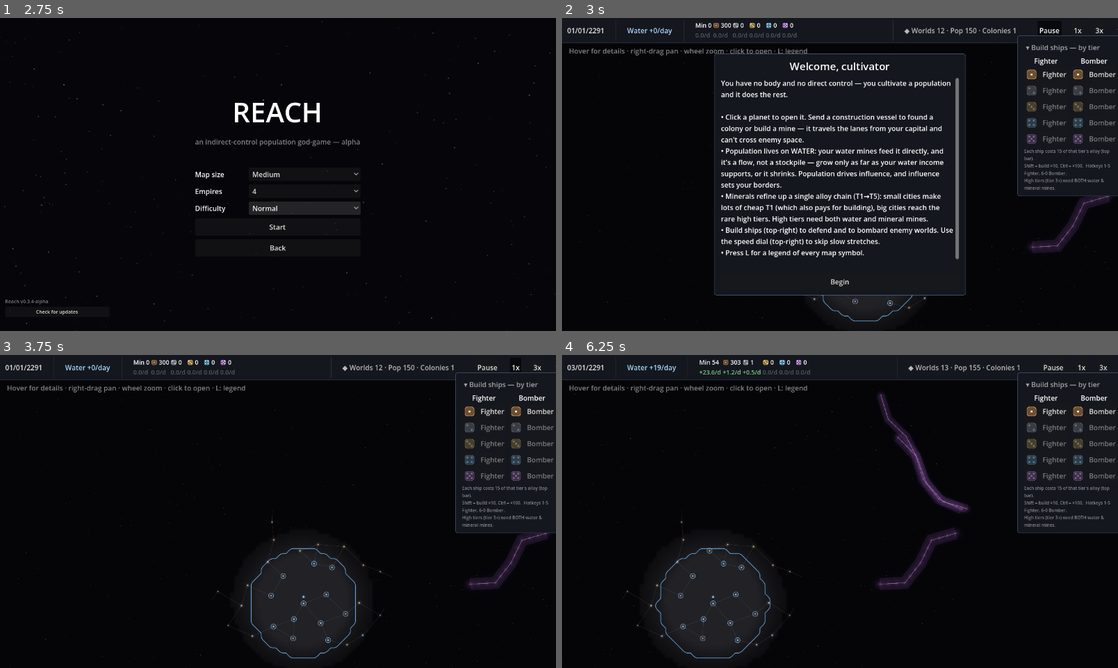
Above: before the commit, frames 1-4 (two rows, left to right).
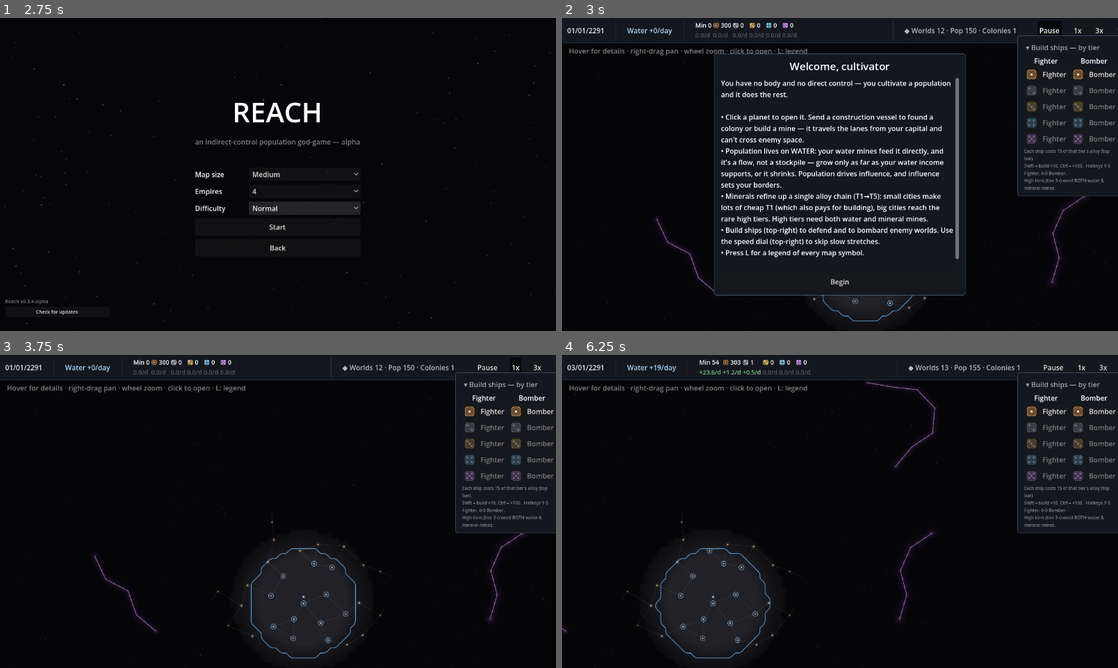
Above: after the commit, the same moments.

Repository: evyatarmitz/reach
Game: Godot game, scene res://menu/menu.tscn
Two runs of this game, one before a commit and one after it. Both use one fixed random seed, a clock stepped at 60 frames per second and the inputs below.
Inputs (mouse positions are in pixels of both pictures, inside the frame that each line leads up to):
- Up to frame 1 (2.75 s): click "New Game" at 0.5 s; click "Normal" at 1.25 s; click "Normal" at 2 s
- Up to frame 2 (3 s): click "Start" at 2.75 s
- Up to frame 3 (3.75 s): click "Begin" at 3.5 s
- Up to frame 4 (6.25 s): click "1x" at 4.25 s; click "3x" at 5 s; tap Enter at 5.75 s; move the mouse to (962, 495) at 5.77 s; hold Right from 5.78 s (still down); hold Ctrl from 5.78 s (still down); click (962, 495) at 5.92 s; tap Space at 6.02 s

Frame 1 is identical in both runs. In frame 2, 0.8% of the frame differs, in the area x 16-99%, y 56-88%; in frame 3, 0.8%; in frame 4, 1.7%, in the area x 0-74%, y 8-89%.

Commit message:
Fix storm clipping, re-stick borders to storms, stop storms walling the map
Three issues from a screenshot:

- Storm "clipping": the body used a fat draw_polyline, whose square butt-caps
  and hard miter joints read as rectangular clipping. Dropped it — the round
  soft glow bands carry the body, filament is now a thin 2-4px line. Storm is a
  soft nebula with round edges.
- Border no longer stuck to storms: last change dropped border segments near
  storms so the border detached. Reverted that (removed the gate, the
  BORDER_STORM_MARGIN const, and the now-unused sim.point_near_anomaly). The
  contour again hugs the storm's rounded edge, Chaikin-smoothed into a curve.
- Storms cut the map in half: placement only kept storm HEADS apart, so bodies
  could chain end-to-end / cross into a continuous wall blocking influence and
  sight across the whole map. Added a guaranteed corridor — reject a candidate
  whose spine comes within r + other.r + ANOMALY_CORRIDOR (190px) of any
  existing storm (_polyline_min_dist) — and shortened snakes (STEPS_MAX 9->7).
  Storms stay tactical with an always-navigable gap around them.

Tests 116/116 incl. determinism; 11 autoshot poses re-rendered.

Diff:
--- a/desktop/game/main.gd
+++ b/desktop/game/main.gd
@@ -77,10 +77,6 @@
 const FLEET_ICON_OFF := Vector2(0, -17)   # drawn above the system so it stays clickable
 const FLEET_CLICK_R := 24.0   # screen-space click radius for fleets (÷ zoom in _select_at)
 const BORDER_INSET := 3.5    # push each empire's border curve into its own territory
-const BORDER_STORM_MARGIN := 15.0   # drop border segments this close to a storm so the
-                                    # contour doesn't trace the storm's straight hard-cutoff
-                                    # edge — it opens into the haze instead (draw-only; the
-                                    # storm's influence/sight blocking is unchanged)
 const COMBAT_FLASH_DAYS := 5.0   # how long a clash starburst lingers on the map
 
 var cam: Camera2D
@@ -698,11 +694,7 @@
 					# in rival space where the player's VR is marginal, so the line flickered
 					# in and out between rebakes as the border drifted — despite the seam
 					# plainly being inside VR.)
-					# Also skip segments hugging a storm: those trace the storm's hard
-					# influence cutoff as a straight ugly edge. Dropping them opens the
-					# border into the storm haze (which already covers that ground).
-					if _player_vr_at(mid, ids, pos, infl, reach, reach_vr, pk) \
-							and not (_has_anomalies and sim.point_near_anomaly(mid, BORDER_STORM_MARGIN)):
+					if _player_vr_at(mid, ids, pos, infl, reach, reach_vr, pk):
 						esegs.append([seg[0], seg[1], idir])
 		# Chain the visible segments into connected polylines, inset each toward the
 		# empire's interior (so a shared seam shows both colours side by side), then
@@ -1330,10 +1322,12 @@
 			var hc: Color = h[1]
 			for c in band:
 				_draw_glow(c, hr, hc)
-		# A bright turbulent filament threads the spine — the storm's charged "eye".
+		# A bright turbulent filament threads the spine — the storm's charged "eye". Kept
+		# THIN: a fat polyline has square butt-caps and hard miter joints that read as
+		# rectangular clipping, so the soft round glow bands above carry the body instead.
 		if pts.size() >= 2:
-			draw_polyline(pts, Color(0.72, 0.45, 0.85, 0.10), ar * 0.85)   # filament halo
-			draw_polyline(pts, Color(0.92, 0.74, 1.0, 0.5), 2.0, true)     # crisp bright core
+			draw_polyline(pts, Color(0.86, 0.66, 1.0, 0.22), 4.0, true)   # soft filament halo
+			draw_polyline(pts, Color(0.92, 0.74, 1.0, 0.5), 2.0, true)    # crisp bright core
 		# Charged knots sparkle along the band, giving the cloud texture and shimmer.
 		for c in band:
 			_draw_glow(c, ar * 0.15, Color(0.95, 0.83, 1.0, 0.16))
--- a/desktop/sim/constants.gd
+++ b/desktop/sim/constants.gd
@@ -274,7 +274,11 @@
 const ANOMALY_RADIUS_MIN := 42.0         # band half-width (thinner than the old blobs)
 const ANOMALY_RADIUS_MAX := 78.0
 const ANOMALY_STEPS_MIN := 5             # spine points — more = longer snake
-const ANOMALY_STEPS_MAX := 9
+const ANOMALY_STEPS_MAX := 7             # was 9 — shorter snakes so one storm can't span the map
 const ANOMALY_STEP_LEN := 130.0          # spine segment length
 const ANOMALY_TURN := 0.9                # max radians a snake turns per step (wiggle)
 const ANOMALY_SYSTEM_CLEARANCE := 30.0   # keep the band this far off any system
+const ANOMALY_CORRIDOR := 190.0          # guaranteed clear gap between any two storm BODIES,
+                                         # so storms can never chain into a wall that splits the
+                                         # map — there's always a corridor to route influence/
+                                         # fleets through (storms are tactical, not barriers)
--- a/desktop/sim/sim.gd
+++ b/desktop/sim/sim.gd
@@ -190,6 +190,14 @@
 		if clear:
 			for q in positions:   # keep the whole band off systems
 				if _dist_point_to_polyline(q, pts) < r + SimConstants.ANOMALY_SYSTEM_CLEARANCE:
+					clear = false
+					break
+		if clear:
+			# Keep a clear corridor between whole storm BODIES (not just heads), so two
+			# storms can never lie end-to-end / cross into a continuous wall that cuts the
+			# map. There's always a gap wide enough to route influence and fleets through.
+			for an in sim.anomalies:
+				if _polyline_min_dist(pts, an.pts) < r + an.r + SimConstants.ANOMALY_CORRIDOR:
 					clear = false
 					break
 		if clear:
@@ -588,19 +596,6 @@
 	return false
 
 
-# True if p lies within `margin` of any anomaly's blocking body. The border bake uses
-# this to STOP a contour from tracing a storm's hard influence cutoff as an ugly straight
-# edge: segments hugging a storm are dropped, so the border just opens where the storm's
-# haze already covers it (the storm's blocking EFFECT is untouched — this is draw-only).
-func point_near_anomaly(p: Vector2, margin: float) -> bool:
-	for an in anomalies:
-		if not (an.bb as Rect2).grow(margin).has_point(p):
-			continue
-		if _dist_point_to_polyline(p, an.pts) < an.r + margin:
-			return true
-	return false
-
-
 # True if the segment a→b passes through any anomaly (blocking influence/sight).
 func segment_hits_anomaly(a: Vector2, b: Vector2) -> bool:
 	for an in anomalies:
@@ -643,6 +638,24 @@
 	return minf(
 		minf(_dist_point_to_segment(p1, p3, p4), _dist_point_to_segment(p2, p3, p4)),
 		minf(_dist_point_to_segment(p3, p1, p2), _dist_point_to_segment(p4, p1, p2)))
+
+
+# Shortest distance between two polylines (storm spines). Used at map-gen to enforce a
+# clear corridor between storms so they can't chain into a map-splitting wall.
+static func _polyline_min_dist(a: PackedVector2Array, b: PackedVector2Array) -> float:
+	if a.is_empty() or b.is_empty():
+		return INF
+	if a.size() == 1 and b.size() == 1:
+		return a[0].distance_to(b[0])
+	if a.size() == 1:
+		return _dist_point_to_polyline(a[0], b)
+	if b.size() == 1:
+		return _dist_point_to_polyline(b[0], a)
+	var best := INF
+	for i in a.size() - 1:
+		for j in b.size() - 1:
+			best = minf(best, _seg_seg_dist(a[i], a[i + 1], b[j], b[j + 1]))
+	return best
 
 
 # Influence from source system to a point is blocked if the point is inside an
Not shown, changed: artifacts/notes/REVIEW_LOG.md
